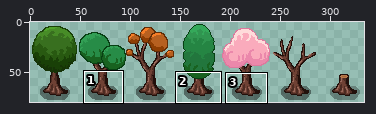
Edited in one commit: sprite sheet (production/bizzare_v2/assets/textures/tilemap/Trees_tile.png). The first picture is a wide view before the edit; the outline marks the close-up.
Close-up. First the earlier version:
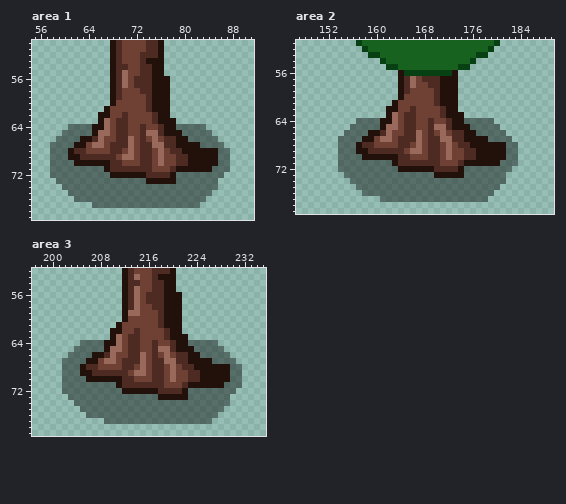
The file is 336x80 pixels. Pixels under 10% opacity are left out. Colours within 5 levels of each other are drawn and written as one. Shown: area 1: x 55..91, y 50..79; area 2: x 147..189, y 51..79; area 3: x 197..235, y 52..79. The wide view leaves out empty margins. The commit also changed other parts of the picture, which this record leaves out.
And afterwards:
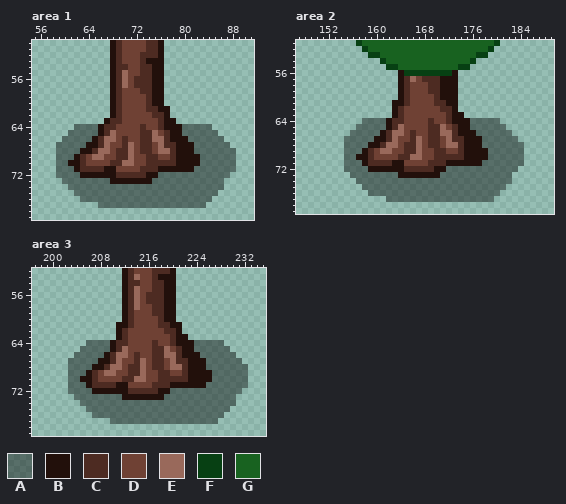
Palette (. is transparent): A #0000006a  B #22100b  C #4d2b22  D #6f4134  E #99695b  F #074013  G #186220
Diff:
Changed rows in their new state; - is an unchanged pixel.
Area 1:
first column x 58:
56 -------------------.-----------
57 -------------------.-----------
58 -------------------.-----------
59 -------------------.-----------
60 -----------C-------.-----------
61 ---------.BC-----C-------------
62 --------..BCD-----C------------
63 --------.BC-D----DC------------
64 ---.---A-CCDD--------B----A----
65 --.----ABCEDD---C-DC-------A---
66 -.---AABCEED-D--C-E-B-------A--
67 .---AABBCEDD-----D------A----A-
68 .--AABBCEED-C------E-B--AAAA--A
69 .--A--DEEDDCC--D-CD-CBB--AAA--A
70 .--B-CDDDD--EE-D-CCCCBB--AAA--A
71 .---BCCCC-BDDDD--CBBB---AAA---A
72 .----BBBBB-CCCCCBBAAA--------A-
73 -.--------BBBBBB-AAAA-------A--
74 --.-------------------------A--
75 ---.-----------------------A---
76 ----.---------------------A----
77 -------.-----------------A-----
Area 2:
first column x 154:
58 ------------D------------------
59 ---------------C---------------
60 -----------C-------------------
61 ----------BC-----C-------------
62 --------.-C-D-----C------------
63 --------.BCDD----DC------------
64 ---.---A-CCDD--------B----A----
65 --.----ABCEDD---C-DC-------A---
66 -.---AABCEED-D--C-E-B-------A--
67 .---AABBCEDD-----D------A----A-
68 .--AABBCEED-C------E-B--AAAA--A
69 .--A--DEEDDCC--D-CD-CBB--AAA--A
70 .--B-CDDDD--EE-D-CCCCBB--AAA--A
71 .---BCCCC-BDDDD--CBBB---AAA---A
72 .----BBBBB-CCCCCBBAAA--------A-
73 -.--------BBBBBB-AAAA-------A--
74 --.-------------------------A--
75 ---.-----------------------A---
76 ----.---------------------A----
77 -------.-----------------A-----
Area 3:
first column x 202:
56 -------------------.-----------
57 -------------------.-----------
58 -------------------.-----------
59 -----------CD--C---.-----------
60 -----------C-------.-----------
61 ----------BC-----C-------------
62 --------.-C-D-----C------------
63 --------.BCDD----DC------------
64 ---.---A-CCDD--------B----A----
65 --.----ABCEDD---C-DC-------A---
66 -.---AABCEED-D--C-E-B-------A--
67 .---AABBCEDD-----D------A----A-
68 .--AABBCEED-C------E-B--AAAA--A
69 .--A--DEEDDCC--D-CD-CBB--AAA--A
70 .--B-CDDDD--EE-D-CCCCBB--AAA--A
71 .---BCCCC-BDDDD--CBBB---AAA---A
72 .----BBBBB-CCCCCBBAAA--------A-
73 -.--------BBBBBB-AAAA-------A--
74 --.-------------------------A--
75 ---.-----------------------A---
76 ----.---------------------A----
77 -------.-----------------A-----
Changed places in both close-ups, as pixel boxes (x1, y1, x2, y2):
changed: (50, 76, 236, 208)
changed: (338, 82, 524, 202)
changed: (62, 292, 248, 424)
